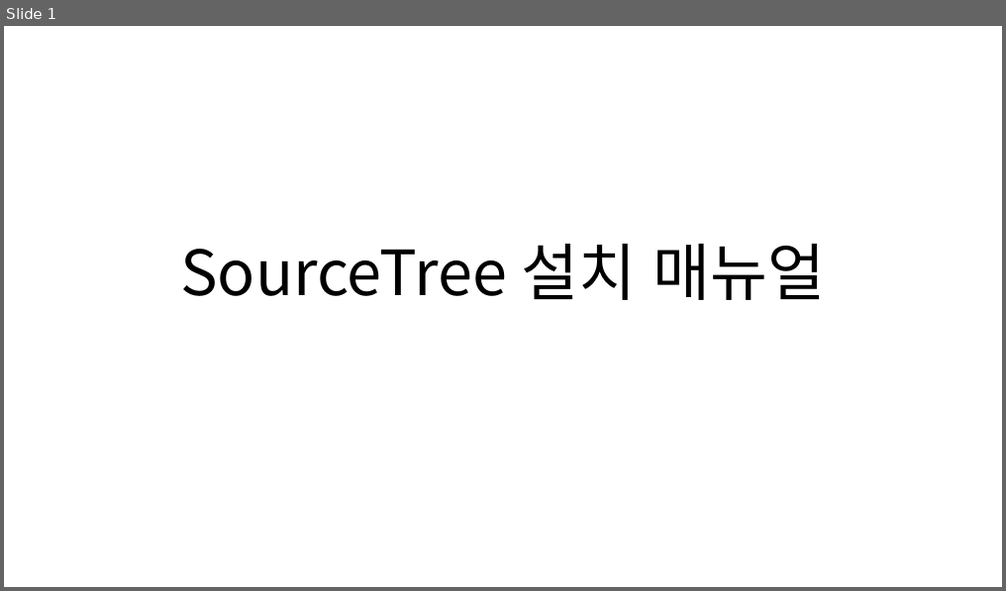
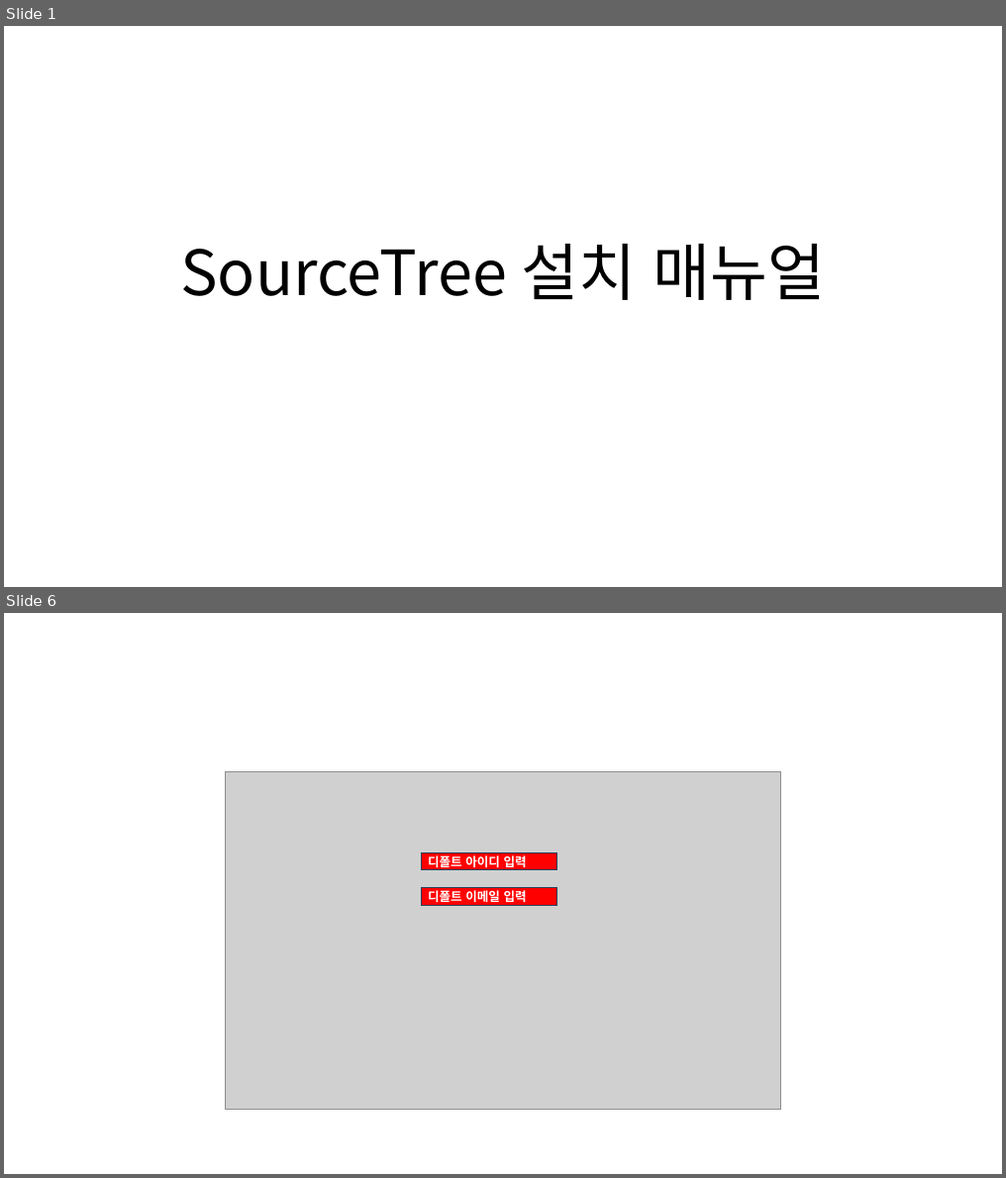
Before and after one commit to 92-seok/woobo_sriver, a slide deck: doc/매뉴얼/개발환경_설치매뉴얼(SourceTree).pptx. Shown one above the other, each under a label of ours: slide 1 before the commit, slides 1 and 6 after it; the slides between them are not shown. The pictures are 1006x591 and 1006x1178 pixels, drawn with LibreOffice and Linux fonts; fonts in the diff are those of the drawing; grey boxes stand for pictures. Boxes give left, top, right and bottom in pixels: in the first picture for what was removed or moved away, otherwise in the second. Text is boxed around its words. In the diff, an @@ line names an element or a change of style, - is before the commit and + after.

```diff
--- a/doc/매뉴얼/개발환경_설치매뉴얼(SourceTree).pptx
+++ b/doc/매뉴얼/개발환경_설치매뉴얼(SourceTree).pptx
@@ slide 6 added at box(4, 613, 1002, 1174), background #FFFFFF @@
@@ picture added at box(225, 772, 781, 1109) @@
@@ rectangle added at box(421, 854, 557, 870), fill #FF0000, outline #28445D 1 pt @@
@@ text added at box(428, 853, 527, 867), 12 pt, text #FFFFFF, bold @@
+디폴트 아이디 입력
@@ rectangle added at box(421, 888, 557, 906), fill #FF0000, outline #28445D 1 pt @@
@@ text added at box(428, 890, 527, 902), 12 pt, text #FFFFFF, bold @@
+디폴트 이메일 입력
```
Also in this commit, not shown: 2 slides changed, 9 other slides added, 2 slides removed.
